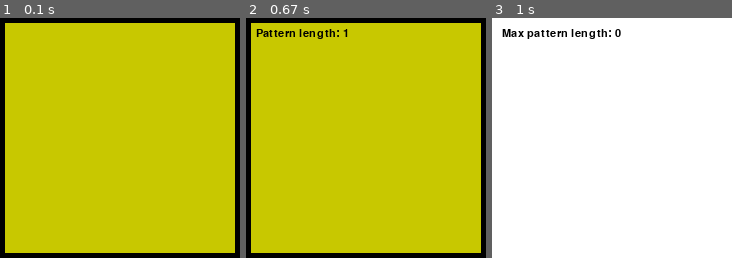
Above: before the commit, frames 1-3 (left to right).
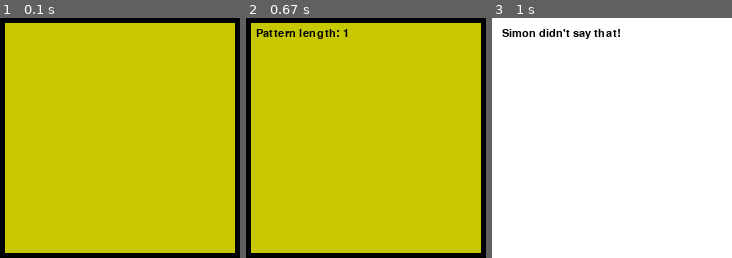
Above: after the commit, the same moments.

Repository: Marko0513/PyGame
Game: pygame game, started from simonsays.py
The game is run twice, just before and just after one commit, with the same random seed, the same clock (stepped at 60 frames per second) and the same inputs.
Inputs (mouse positions are % of the whole screen's width and height, from its top left):
- Up to frame 1 (0.1 s): no input
- Up to frame 2 (0.67 s): click (46, 54) at 0.42 s
- Up to frame 3 (1 s): click (50, 56) at 0.78 s
The pictures show only the part of the screen within x 0-50%, y 0-50%; the shares and areas given below are measured in that part.

Frames 1-2 are identical in both runs. In frame 3, 1.2% of the frame differs, in the area x 4-54%, y 4-9%.

Commit message:
Improvements for simonsays

Diff:
--- a/simonsays.py
+++ b/simonsays.py
@@ -8,9 +8,10 @@
 1. Add more rectangles.
 """
 
-import sys, pygame, random
+import sys, pygame
 from pygame.locals import *
 from pygame import Rect
+from random import randrange
 
 pygame.init()
 
@@ -26,7 +27,7 @@
 
 def reset():
     global guess, pattern
-    guess, pattern = [], [random.randrange(len(rects))]
+    guess, pattern = [], [randrange(len(rects))]
     draw_pattern()
 
 def draw_pattern():
@@ -55,9 +56,7 @@
 
 while True:
     clock.tick(12)
-    event = pygame.event.poll()
-
-    draw_screen()
+    event = pygame.event.wait()
 
     if event.type == pygame.QUIT:
         pygame.quit()
@@ -70,21 +69,19 @@
     elif event.type == MOUSEBUTTONDOWN and event.button == 1:
         for index, rect in enumerate(rects):
             if rect[0].collidepoint(event.pos):
-                pygame.draw.rect(screen, rect[2], rect[0])
                 guess.append(index)
-
-    draw_message('Pattern length: ' + str(len(pattern)))
 
     if len(guess) > 0:
         if all(lhs == rhs for lhs, rhs in zip(pattern, guess)):
             if len(pattern) == len(guess):
-                pygame.display.flip()
-                pattern.append(random.randrange(len(rects)))
+                pattern.append(randrange(len(rects)))
                 guess = []
                 draw_pattern()
         else:
             pygame.draw.rect(screen, white, (0, 0, 480, 480))
-            draw_message('Max pattern length: ' + str(len(pattern) - 1))
+            draw_message("Simon didn't say that!")
             pygame.display.flip()
     else:
+        draw_screen()
+        draw_message('Pattern length: ' + str(len(pattern)))
         pygame.display.flip()
